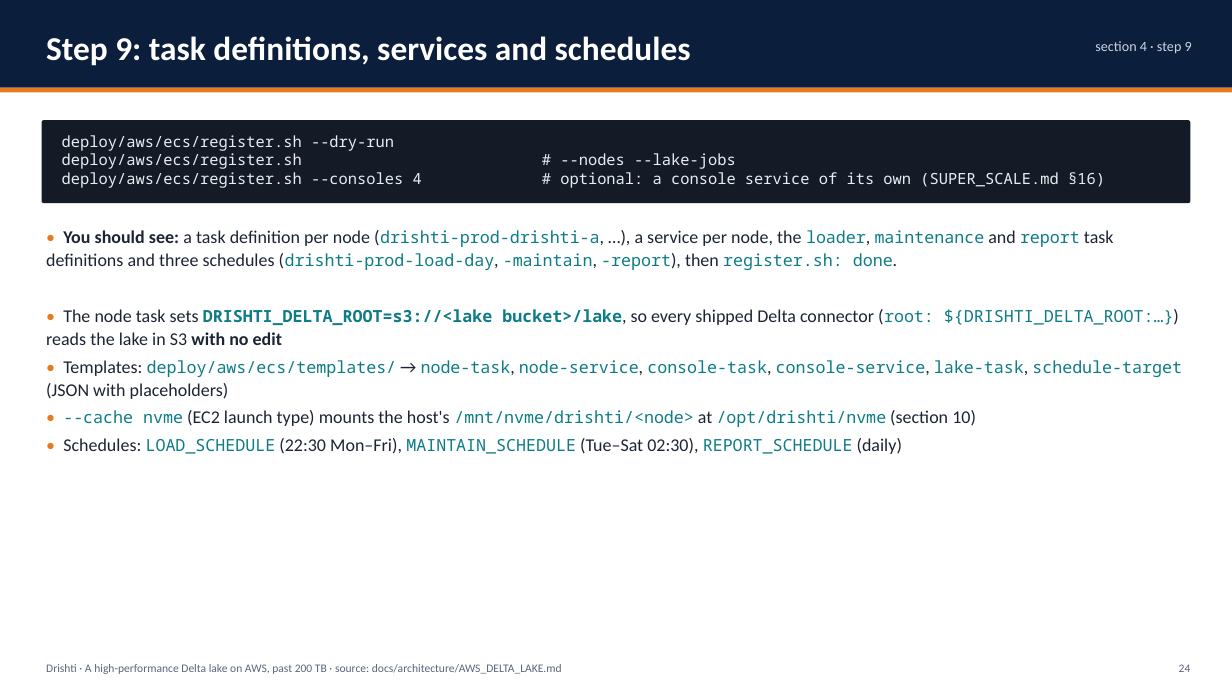
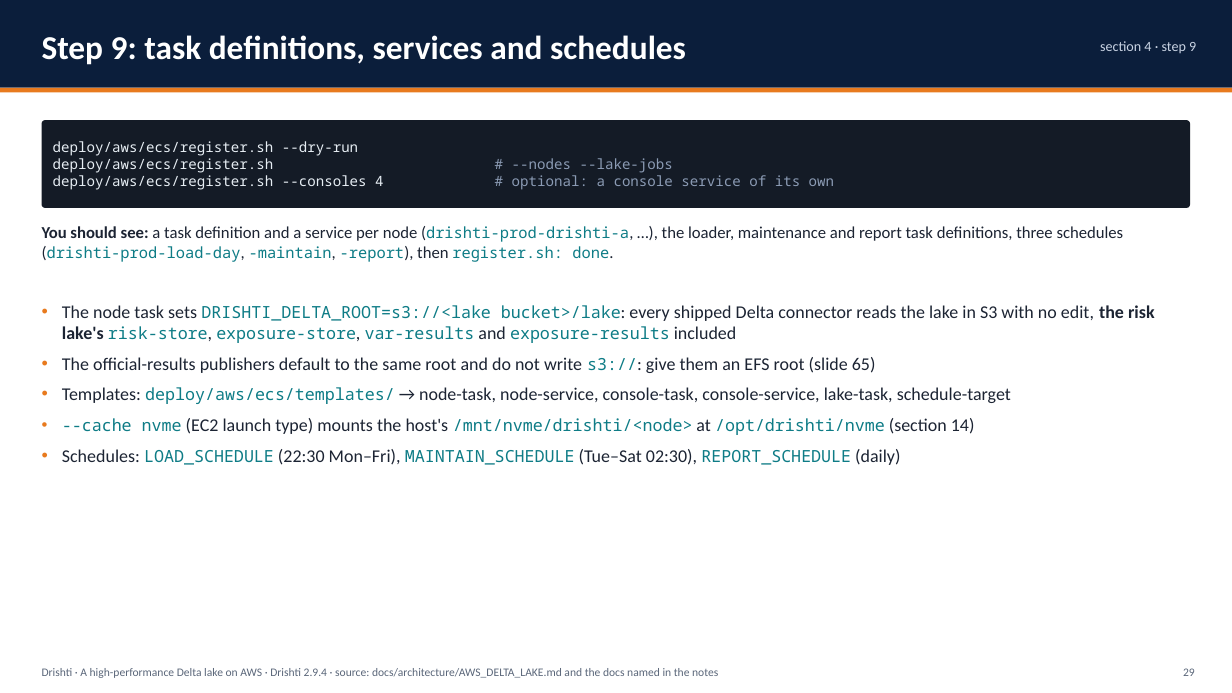
Before and after one commit to ajsinha/drishti, a slide deck: slide 29 of docs/publications/Drishti-AWS-Delta-Lake.pptx (slide 24 before the commit). Drawn at 1232x693 pixels with LibreOffice and Linux fonts; fonts in the diff are those of the drawing. Boxes give left, top, right and bottom in pixels: in the first picture for what was removed or moved away, otherwise in the second. Text is boxed around its words. In the diff, an @@ line names an element or a change of style, - is before the commit and + after.

Commit message:
The Design and Evidence deck (72 slides, was 48) and the AWS Delta Lake deck (103 slides, was 72) rewritten for 2.9.4: what 2.6.5 to 2.9.4 added, the evidence recounted (4,761 Java tests, the drill, benchmarks), the risk lake, JSON Lines, S3, bank scale, Delta or Iceberg above storage, each item built, designed or proposed; PDFs beside them

```diff
--- a/docs/publications/Drishti-AWS-Delta-Lake.pptx
+++ b/docs/publications/Drishti-AWS-Delta-Lake.pptx
@@ text "Step 9: task definitions, services ..." at [42, 35, 686, 65]: line spacing 1.05 to 1; more space between paragraphs @@
@@ text "section 4 · step 9" at [1100, 41, 1196, 53]: line spacing 1.05 to 1; more space between paragraphs @@
@@ rounded rectangle: place and size @@
-rounded rectangle at [42, 120, 1190, 203]
+rounded rectangle at [42, 120, 1190, 208]
@@ rounded rectangle at [42, 120, 1190, 208]: proportions changed @@
@@ text at [53, 141, 358, 173]: size 12 to 11 pt in "deploy/aws/ecs/register.sh --dry-run", "deploy/aws/ecs/register.sh # --nodes --lake-jobs"; text colour #E6EDF3 to #8B9BB4 in "# --nodes --lake-jobs" @@
@@ text at [53, 175, 834, 190]: text changed; size 12 to 11 pt @@
-deploy/aws/ecs/register.sh --consoles 4 # optional: a console service of its own (SUPER_SCALE.md §16)
+deploy/aws/ecs/register.sh --consoles 4 # optional: a console service of its own
@@ text added at [42, 226, 1124, 262], 13 pt, text #1C2433 @@
+You should see: a task definition and a service per node (drishti-prod-drishti-a, …), the loader, maintenance and report task definitions, three schedules (drishti-prod-load-day, -maintain, -report), then register.sh: done.
@@ text at [62, 305, 1155, 465]: text changed; size 13 to 14 pt; font Noto Sans Mono to Calibri; text colour #0E7C86 to #1C2433 @@
-• You should see: a task definition per node (drishti-prod-drishti-a, …), a service per node, the loader, maintenance and report task definitions and three schedules (drishti-prod-load-day, -maintain, -report), then register.sh: done.
-• The node task sets DRISHTI_DELTA_ROOT=s3://<lake bucket>/lake, so every shipped Delta connector (root: ${DRISHTI_DELTA_ROOT:…}) reads the lake in S3 with no edit
-• Templates: deploy/aws/ecs/templates/ → node-task, node-service, console-task, console-service, lake-task, schedule-target (JSON with placeholders)
-• --cache nvme (EC2 launch type) mounts the host's /mnt/nvme/drishti/<node> at /opt/drishti/nvme (section 10)
-• Schedules: LOAD_SCHEDULE (22:30 Mon–Fri), MAINTAIN_SCHEDULE (Tue–Sat 02:30), REPORT_SCHEDULE (daily)
+• The node task sets DRISHTI_DELTA_ROOT=s3://<lake bucket>/lake: every shipped Delta connector reads the lake in S3 with no edit, the risk lake's risk-store, exposure-store, var-results and exposure-results included
+• The official-results publishers default to the same root and do not write s3://: give them an EFS root (slide 65)
+• Templates: deploy/aws/ecs/templates/ → node-task, node-service, console-task, console-service, lake-task, schedule-target
+• --cache nvme (EC2 launch type) mounts the host's /mnt/nvme/drishti/<node> at /opt/drishti/nvme (section 14)
+• Schedules: LOAD_SCHEDULE (22:30 Mon–Fri), MAINTAIN_SCHEDULE (Tue–Sat 02:30), REPORT_SCHEDULE (daily)
@@ vertical alignment top to middle in 3 elements at [53, 141, 834, 190], [42, 668, 718, 678], [1183, 668, 1195, 676] @@
@@ text at [42, 668, 718, 678]: text changed @@
-Drishti · A high-performance Delta lake on AWS, past 200 TB · source: docs/architecture/AWS_DELTA_LAKE.md
+Drishti · A high-performance Delta lake on AWS · Drishti 2.9.4 · source: docs/architecture/AWS_DELTA_LAKE.md and the docs named in the notes
@@ text at [1183, 668, 1195, 676]: text changed @@
-24
+29
```
Also in this commit, not shown: 67 other slides changed, 35 slides added, 4 slides removed, 3 other files.
